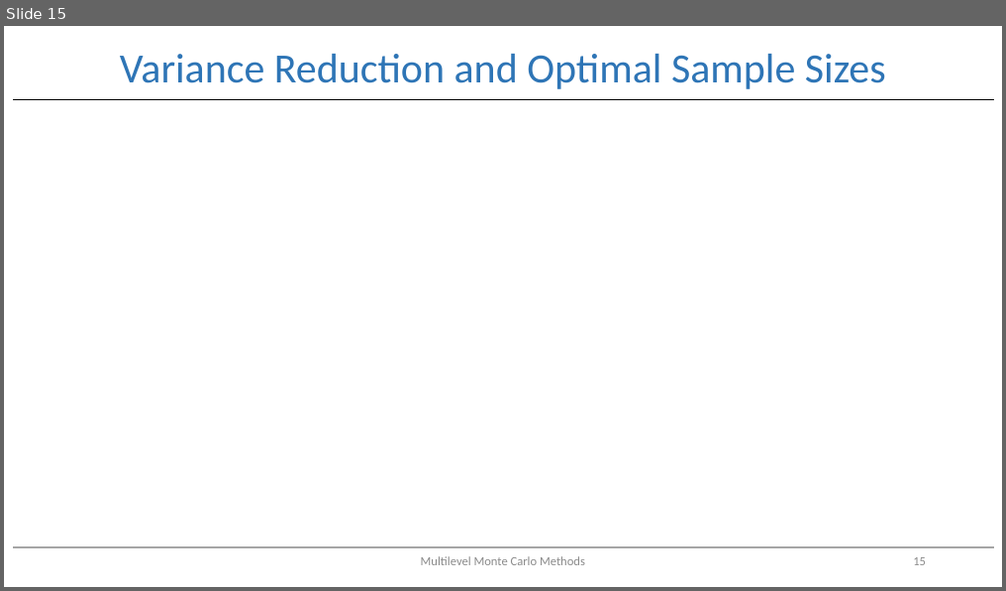
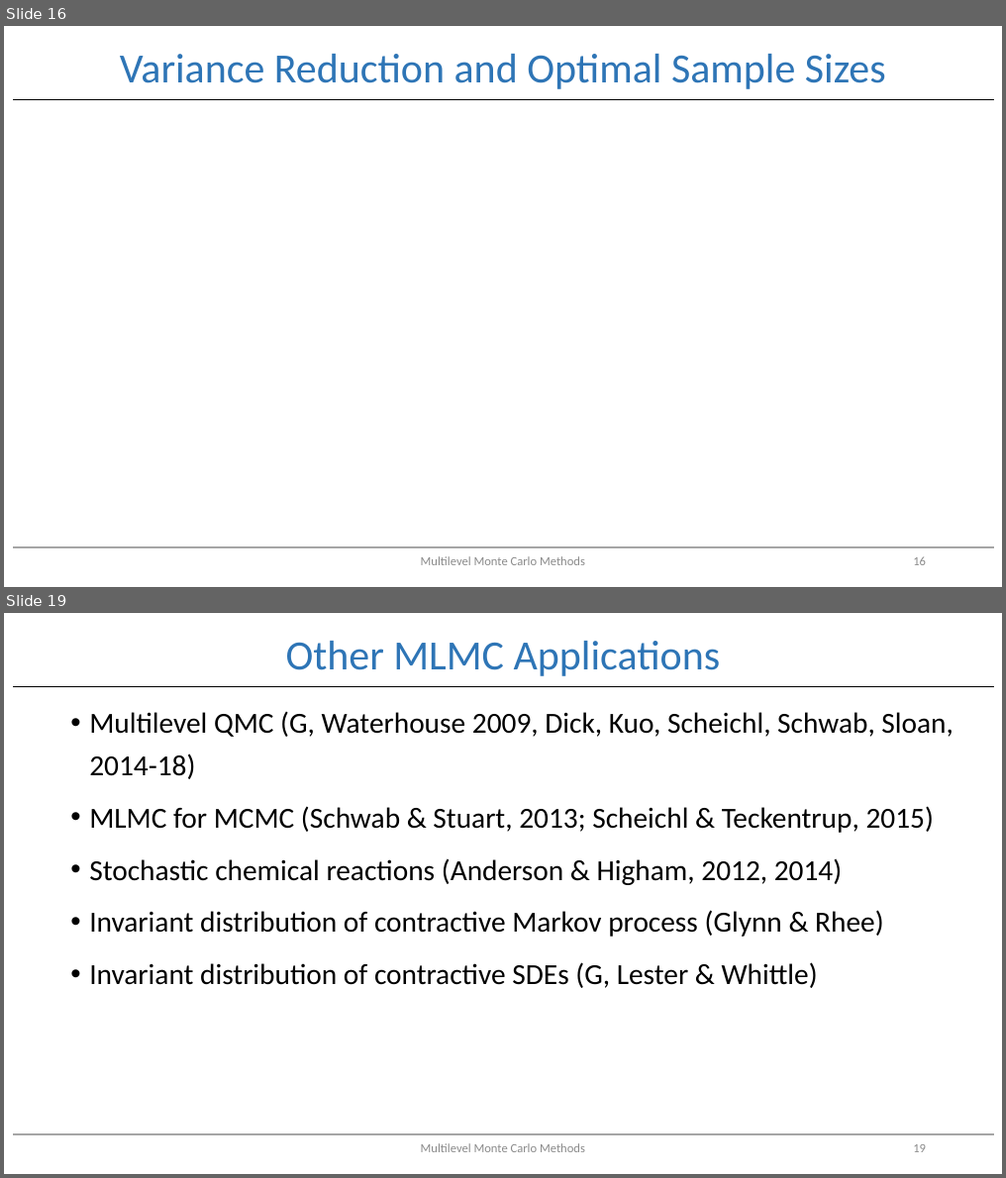
Before and after one commit to EfficientComputationalAlgorithms/MultilevelMontecarlo, a slide deck: Multi-level Monte Carlo.pptx. Shown one above the other, each under a label of ours: slide 15 before the commit, slides 16 and 19 after it; the slides between them are not shown. The pictures are 1006x591 and 1006x1178 pixels, drawn with LibreOffice and Linux fonts; fonts in the diff are those of the drawing; grey boxes stand for pictures. Boxes give left, top, right and bottom in pixels: in the first picture for what was removed or moved away, otherwise in the second. Text is boxed around its words. In the diff, an @@ line names an element or a change of style, - is before the commit and + after.

```diff
--- a/Multi-level Monte Carlo.pptx
+++ b/Multi-level Monte Carlo.pptx
@@ slide 19 added at <box>4,613,1002,1174</box>, background #FFFFFF @@
@@ title added at <box>286,641,721,676</box>, 40 pt, text #2E75B6 @@
+Other MLMC Applications
@@ line added from (13, 687) to (994, 687), #000000 1.5 pt @@
@@ text added at <box>89,711,953,988</box>, 28 pt, text #000000 @@
+• Multilevel QMC (G, Waterhouse 2009, Dick, Kuo, Scheichl, Schwab, Sloan, 2014-18)
+• MLMC for MCMC (Schwab & Stuart, 2013; Scheichl & Teckentrup, 2015)
+• Stochastic chemical reactions (Anderson & Higham, 2012, 2014)
+• Invariant distribution of contractive Markov process (Glynn & Rhee)
+• Invariant distribution of contractive SDEs (G, Lester & Whittle)
@@ line added from (13, 1135) to (994, 1135), #A5A5A5 1.5 pt @@
@@ text added at <box>421,1144,585,1153</box>, 12 pt, text #8C8C8C @@
+Multilevel Monte Carlo Methods
@@ page number added at <box>913,1145,926,1153</box>, 12 pt, text #8C8C8C @@
+19
@@ what was slide 15 is now slide 16 @@
```
Also in this commit, not shown: 2 other slides added.
